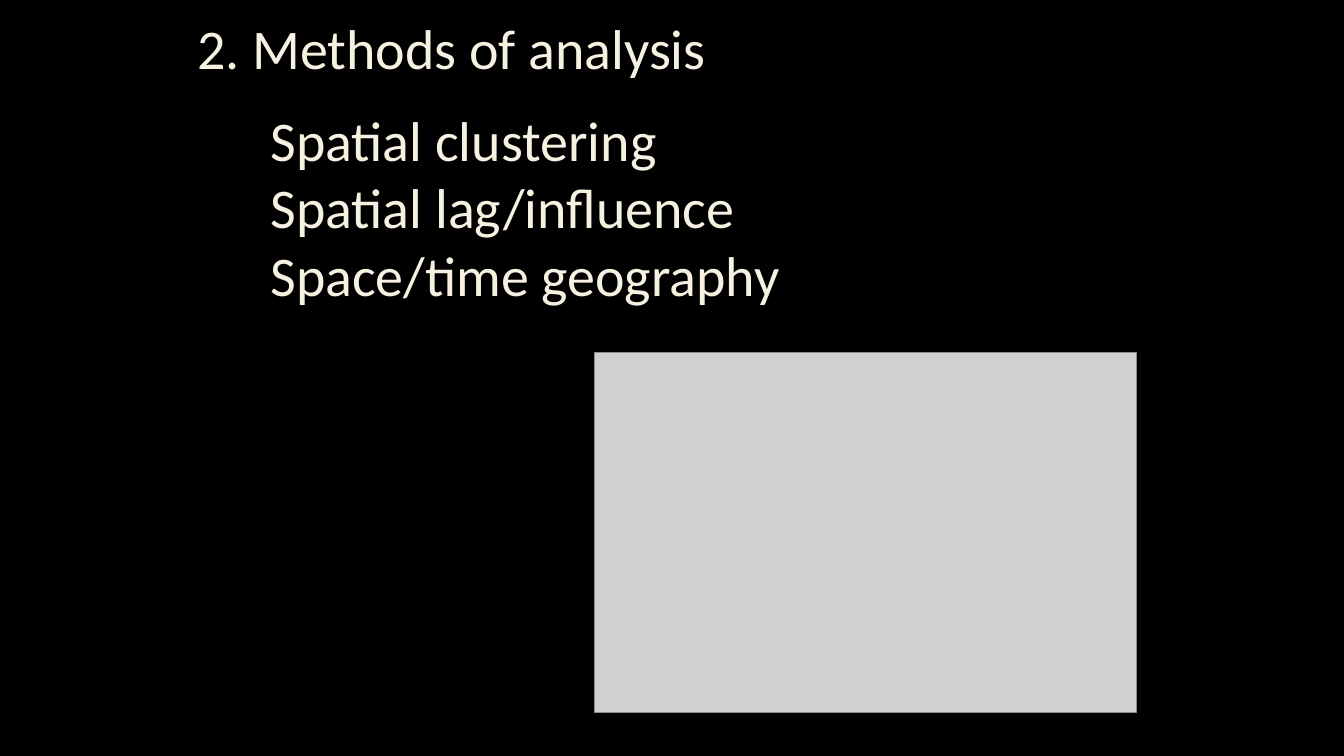
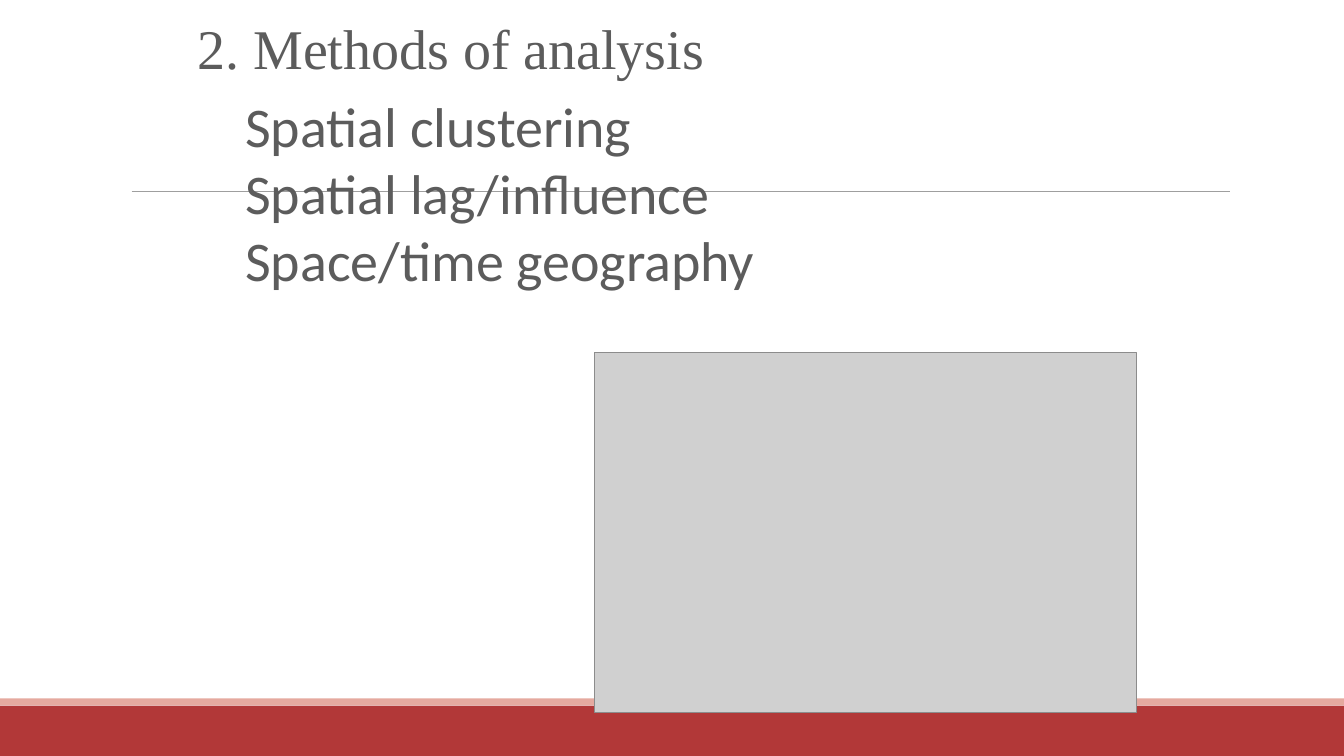
Before and after one commit to communitymaplab/geog4300_datascience, a slide deck: slide 7 of in_class_slides/geog4300_L01-Introductions.pptx. Drawn at 1344x756 pixels with LibreOffice and Linux fonts; fonts in the diff are those of the drawing; grey boxes stand for pictures. Boxes give left, top, right and bottom in pixels: in the first picture for what was removed or moved away, otherwise in the second. Text is boxed around its words. In the diff, an @@ line names an element or a change of style, - is before the commit and + after.

```diff
--- a/in_class_slides/geog4300_L01-Introductions.pptx
+++ b/in_class_slides/geog4300_L01-Introductions.pptx
@@ background #000000 to #FFFFFF @@
@@ text "2. Methods of analysis" at [197,29,704,80]: font Calibri to Times New Roman, text colour #F6F1E1 to #5C5C5C @@
@@ text "Spatial clustering": place and size @@
-text "Spatial clustering" at [270,122,780,306]
+text "Spatial clustering" at [245,108,755,291]
@@ text "Spatial clustering" at [245,108,755,291]: text colour #F6F1E1 to #5C5C5C @@
@@ line added from (132, 192) to (1231, 192), #9F9F9F 0.5 pt @@
@@ rectangle added at [0,706,1344,756], fill #B23838 @@
@@ rectangle added at [0,699,1344,706], fill #E5A99F @@
```
Also in this commit, not shown: 19 other slides changed, 7 other files.
